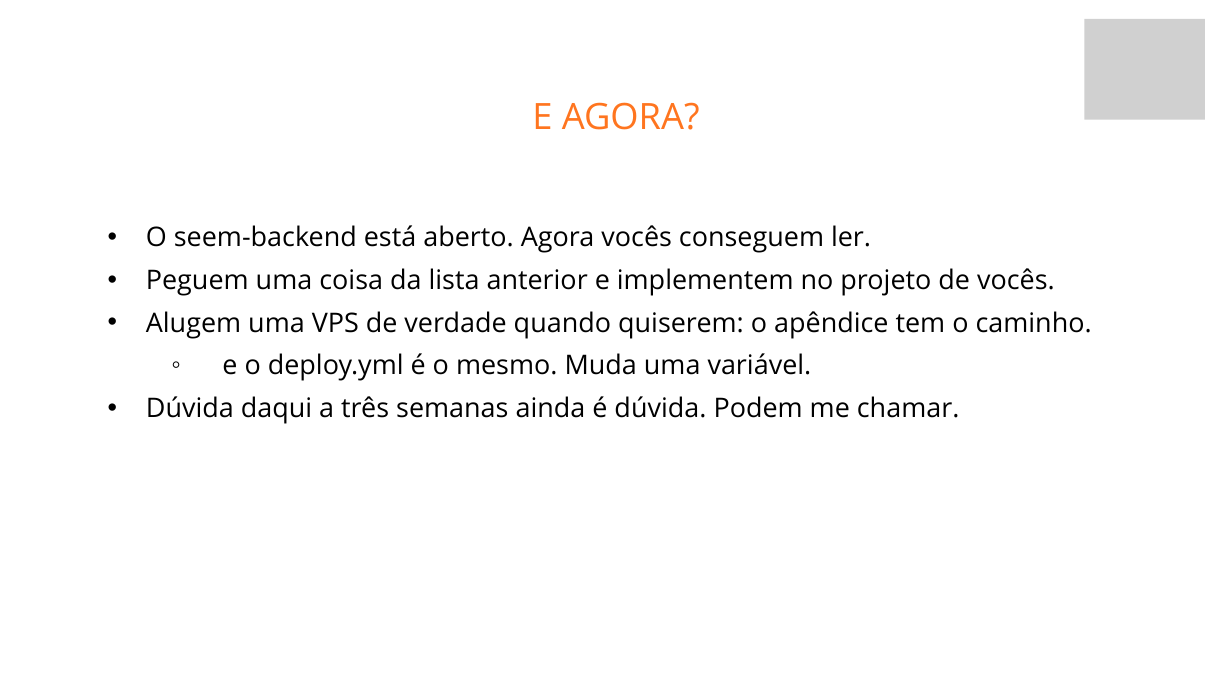
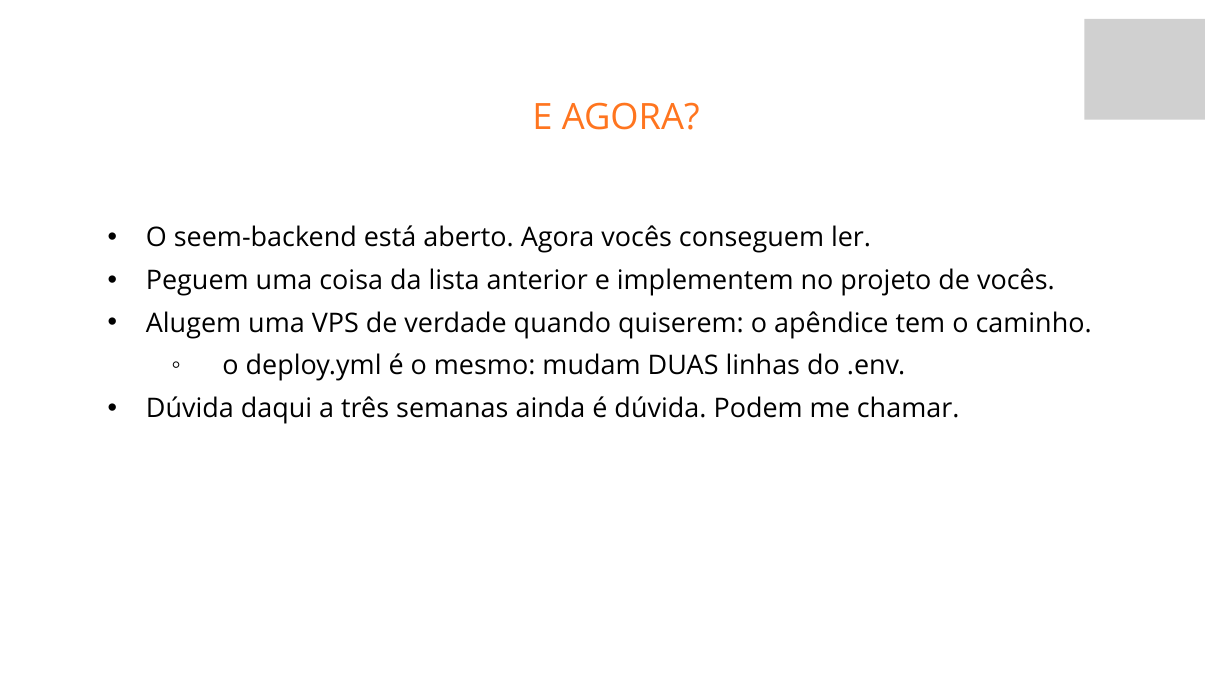
Before and after one commit to fabriciosiqueira08/capacitacao-gabarito, a slide deck: slide 61 of slides/build/aula-04-servidor-docker-kamal-e-deploy.pptx. Drawn at 1232x693 pixels with LibreOffice and Linux fonts; fonts in the diff are those of the drawing; grey boxes stand for pictures; background and template pictures are left out. Boxes give left, top, right and bottom in pixels: in the first picture for what was removed or moved away, otherwise in the second. Text is boxed around its words. In the diff, an @@ line names an element or a change of style, - is before the commit and + after.

```diff
--- a/slides/build/aula-04-servidor-docker-kamal-e-deploy.pptx
+++ b/slides/build/aula-04-servidor-docker-kamal-e-deploy.pptx
@@ text at (222,353,905,381): text changed @@
-    ◦ e o deploy.yml é o mesmo. Muda uma variável.
+    ◦ o deploy.yml é o mesmo: mudam DUAS linhas do .env.
```
Also in this commit, not shown: 1 other slide changed, 36 other files.
